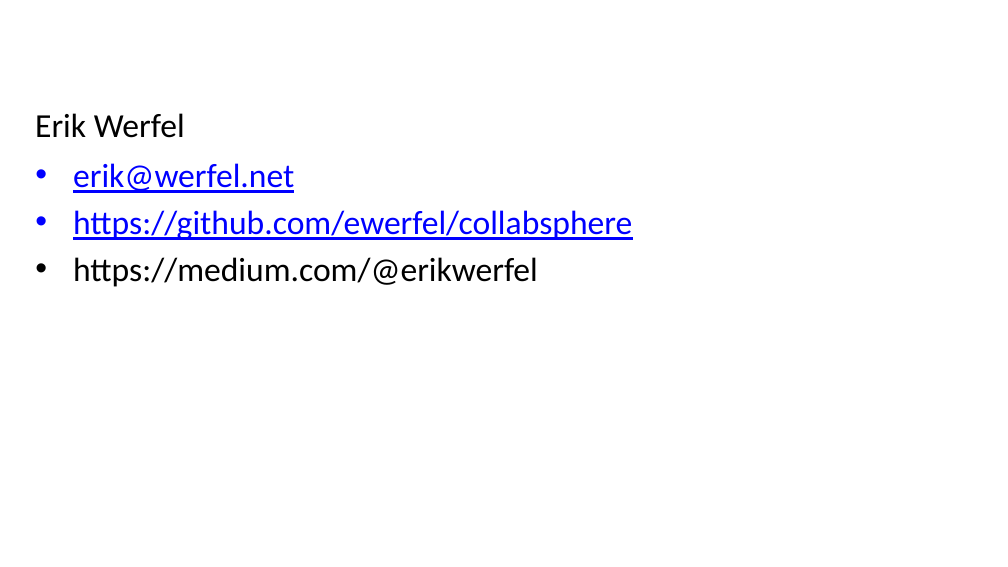
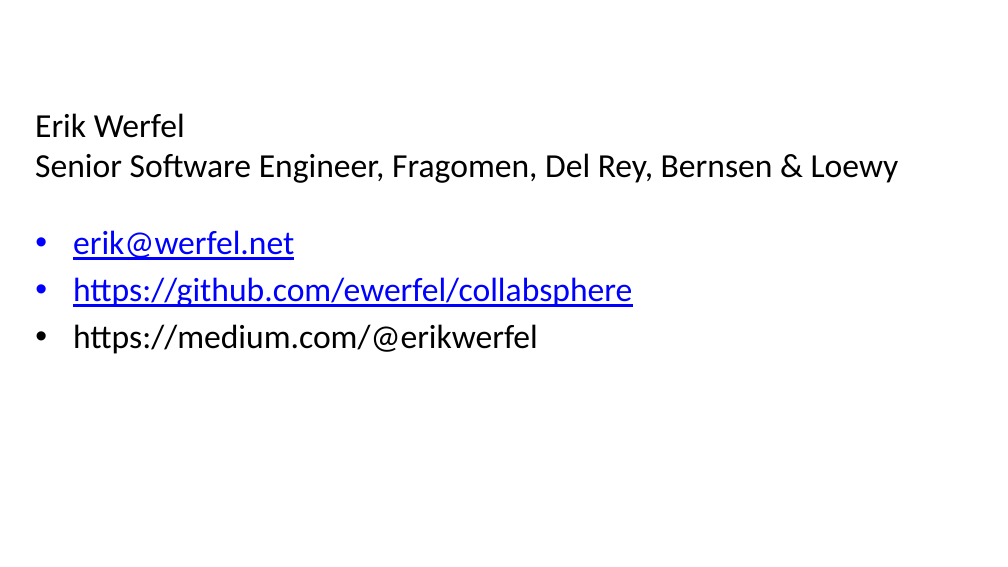
Before and after one commit to ewerfel/collabsphere, a slide deck: slide 3 of Collabsphere Presentation EW.pptx. Drawn at 1008x567 pixels with LibreOffice and Linux fonts; fonts in the diff are those of the drawing; background and template pictures are left out. Boxes give left, top, right and bottom in pixels: in the first picture for what was removed or moved away, otherwise in the second. Text is boxed around its words. In the diff, an @@ line names an element or a change of style, - is before the commit and + after.

```diff
--- a/Collabsphere Presentation EW.pptx
+++ b/Collabsphere Presentation EW.pptx
@@ subtitle at [35,153,899,183]: paragraph added @@
+Senior Software Engineer, Fragomen, Del Rey, Bernsen & Loewy
@@ text "erik@werfel.net": place and size @@
-text "erik@werfel.net" at [73,163,632,287]
+text "erik@werfel.net" at [73,230,632,354]
```
Also in this commit, not shown: 2 other slides changed, 3 slides added.
